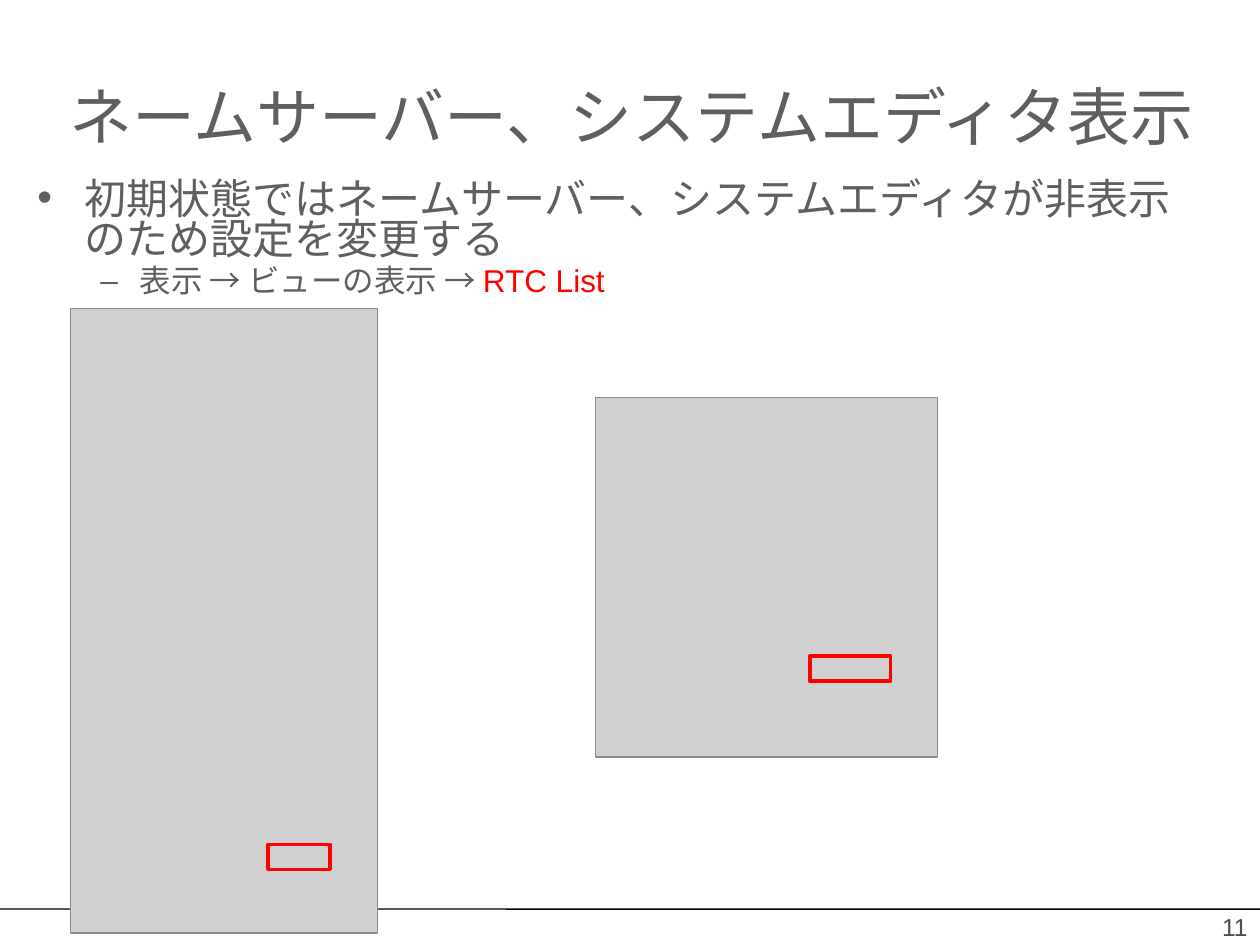
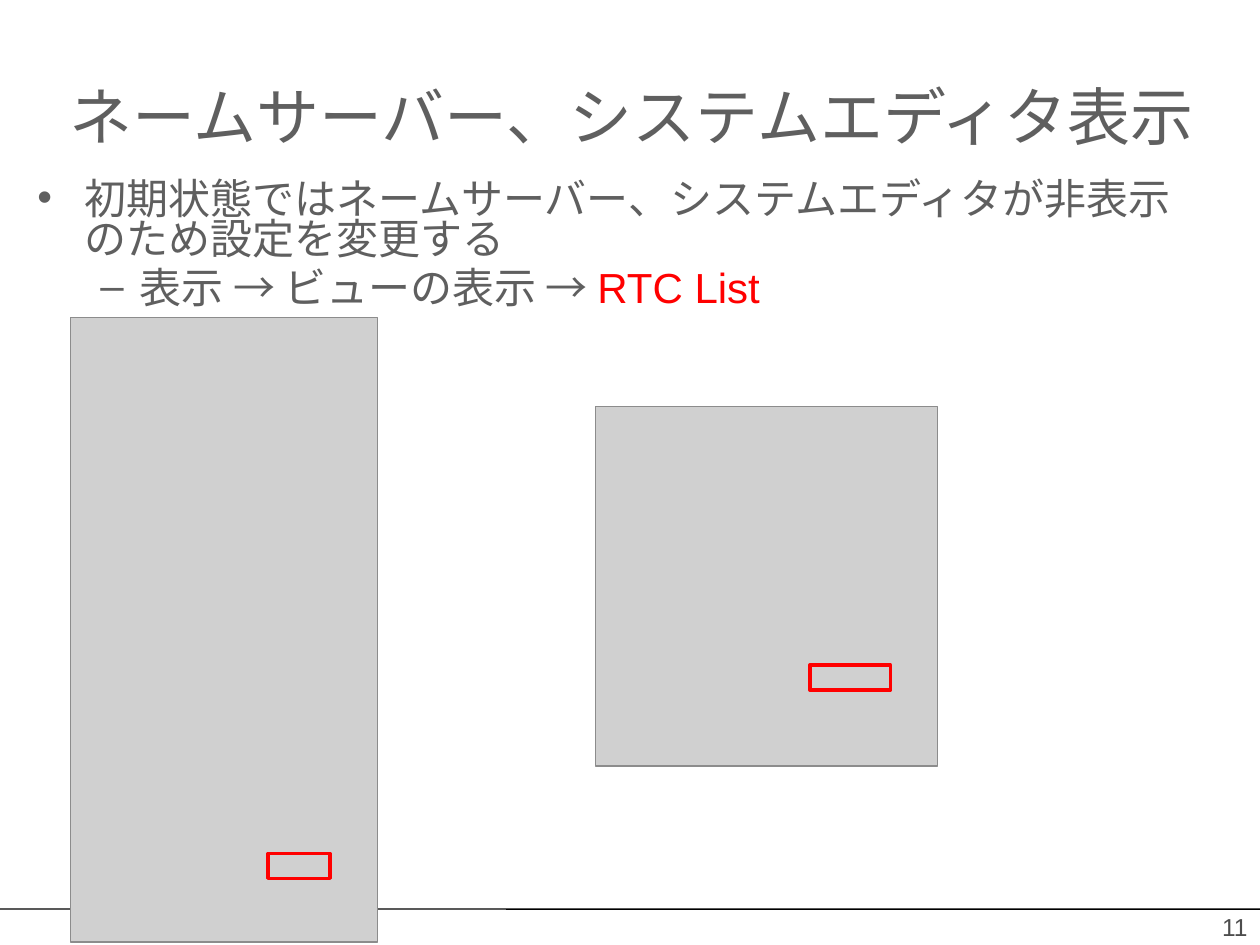
Before and after one commit to OpenRTM/RTM_Tutorial, a slide deck: slide 11 of ppt/Choreonoid入門.pptx. Drawn at 1260x945 pixels with LibreOffice and Linux fonts; fonts in the diff are those of the drawing; grey boxes stand for pictures; background and template pictures are left out. Boxes give left, top, right and bottom in pixels: in the first picture for what was removed or moved away, otherwise in the second. Text is boxed around its words. In the diff, an @@ line names an element or a change of style, - is before the commit and + after.

```diff
--- a/ppt/Choreonoid入門.pptx
+++ b/ppt/Choreonoid入門.pptx
@@ text at (140,267,760,307): size 18 to 24 pt in "表示 → ビューの表示 → RTC List"; more space between paragraphs @@
@@ 2 pictures, 2 rectangles: place and size @@
-2 pictures, 2 rectangles at (71,309,937,934)
+2 pictures, 2 rectangles at (71,318,937,942)
```
Also in this commit, not shown: 15 other slides changed, 32 other files.
